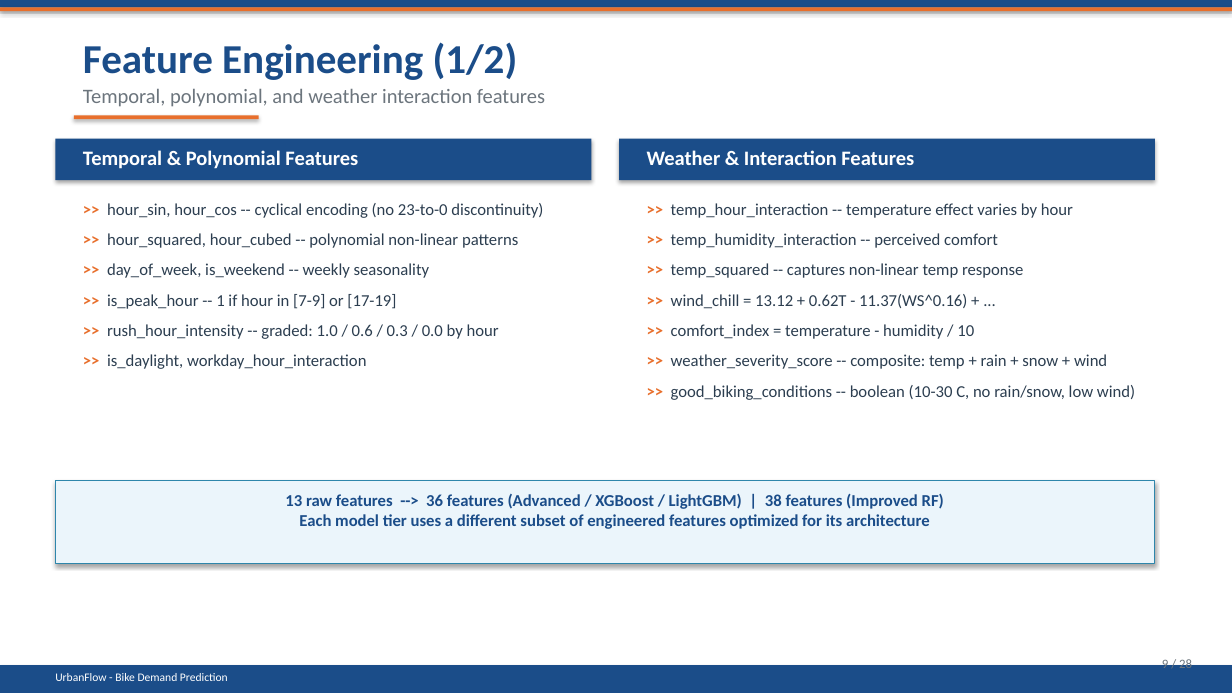
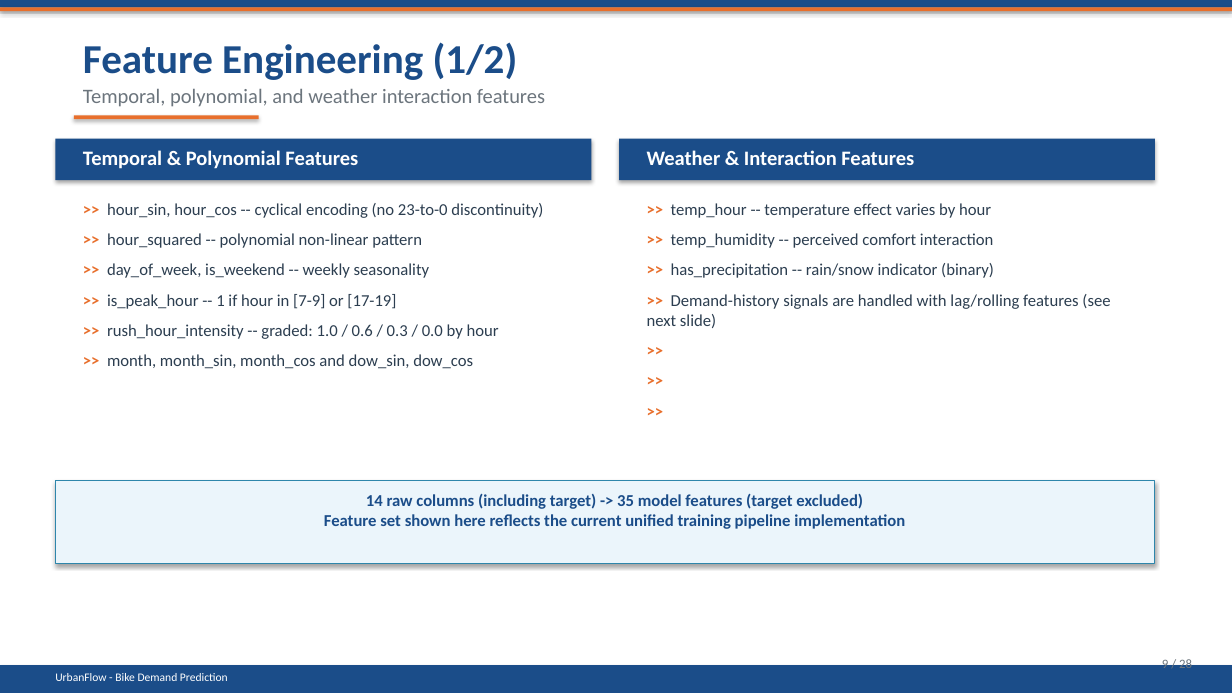
Before and after one commit to yousraelharchi2004/urban-bike-demand-prediction, a slide deck: slide 9 of Reports/PFE_Presentation_UrbanFlow.pptx. Drawn at 1232x693 pixels with LibreOffice and Linux fonts; fonts in the diff are those of the drawing. Boxes give left, top, right and bottom in pixels: in the first picture for what was removed or moved away, otherwise in the second. Text is boxed around its words. In the diff, an @@ line names an element or a change of style, - is before the commit and + after.

```diff
--- a/Reports/PFE_Presentation_UrbanFlow.pptx
+++ b/Reports/PFE_Presentation_UrbanFlow.pptx
@@ text at [647,203,1110,328]: text changed @@
->> temp_hour_interaction -- temperature effect varies by hour
->> temp_humidity_interaction -- perceived comfort
->> temp_squared -- captures non-linear temp response
->> wind_chill = 13.12 + 0.62T - 11.37(WS^0.16) + ...
->> comfort_index = temperature - humidity / 10
->> weather_severity_score -- composite: temp + rain + snow + wind
->> good_biking_conditions -- boolean (10-30 C, no rain/snow, low wind)
+>> temp_hour -- temperature effect varies by hour
+>> temp_humidity -- perceived comfort interaction
+>> has_precipitation -- rain/snow indicator (binary)
+>> Demand-history signals are handled with lag/rolling features (see next slide)
+>>
+>>
+>>
@@ text at [107,233,422,248]: text changed @@
->> hour_squared, hour_cubed -- polynomial non-linear patterns
+>> hour_squared -- polynomial non-linear pattern
@@ text at [107,354,473,369]: text changed @@
->> is_daylight, workday_hour_interaction
+>> month, month_sin, month_cos and dow_sin, dow_cos
@@ text at [324,494,905,529]: text changed @@
-13 raw features --> 36 features (Advanced / XGBoost / LightGBM) | 38 features (Improved RF)
-Each model tier uses a different subset of engineered features optimized for its architecture
+14 raw columns (including target) -> 35 model features (target excluded)
+Feature set shown here reflects the current unified training pipeline implementation
```
Also in this commit, not shown: 9 other slides changed, 1 slide added, 1 slide removed, 30 other files.
